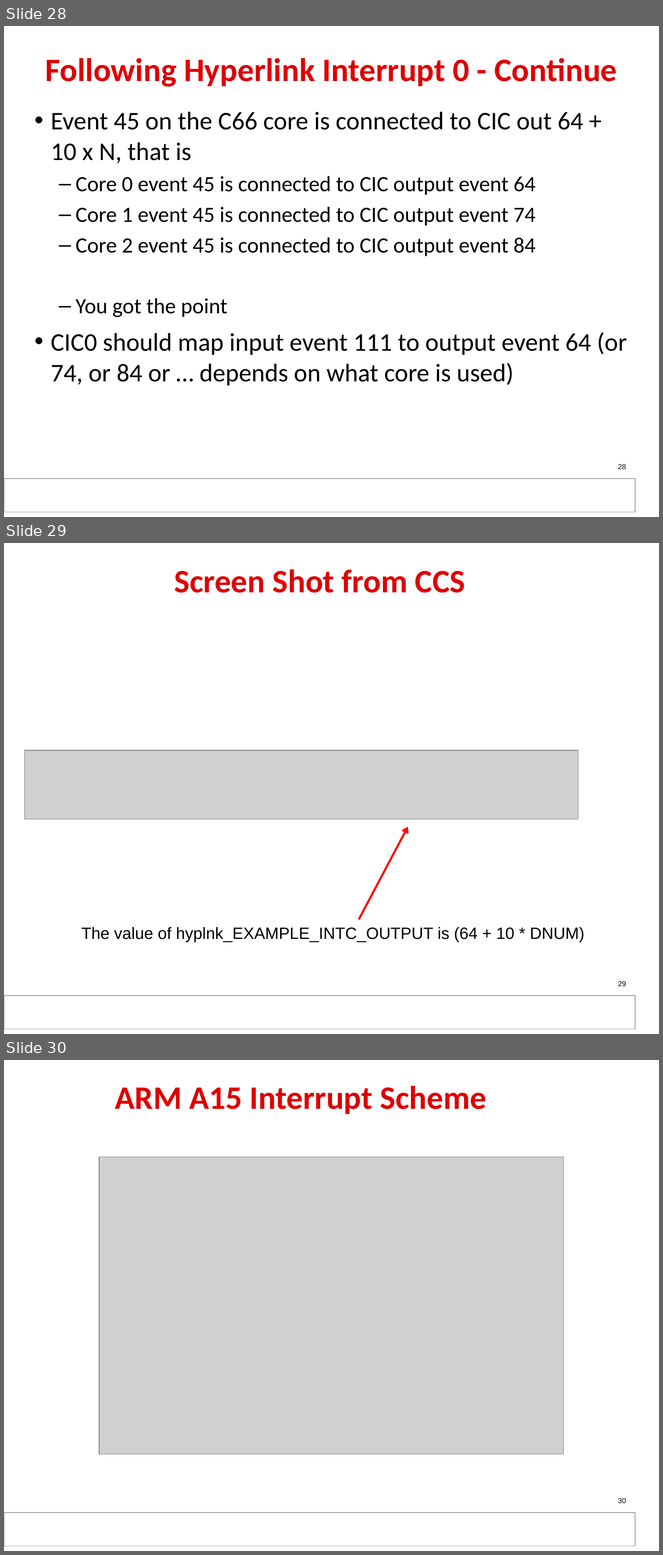
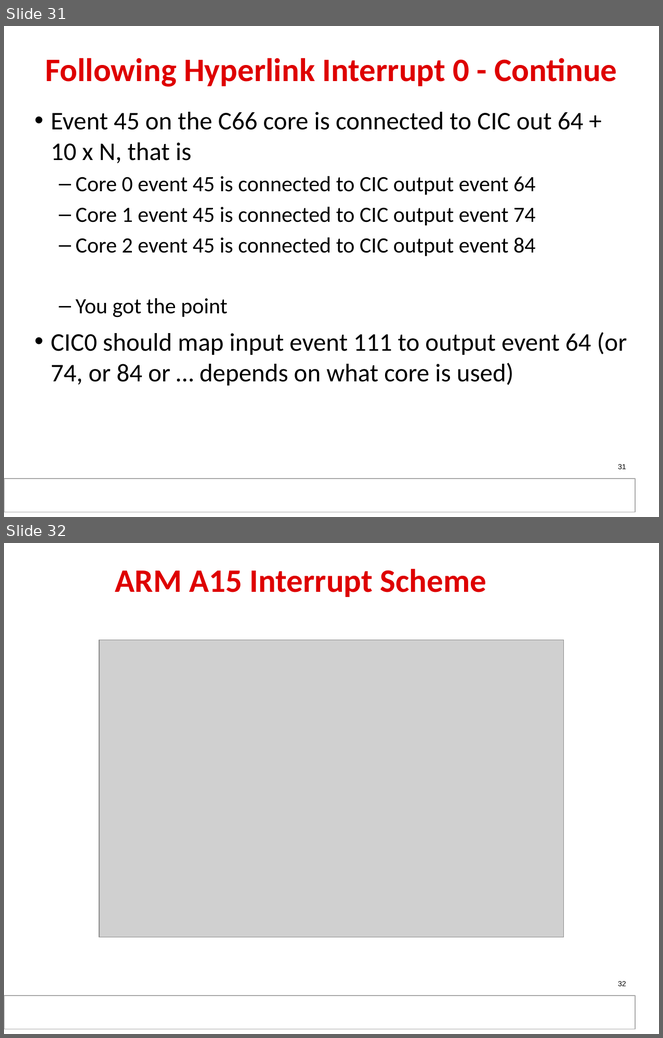
Before and after one commit to hari1989/keystone-workshop, a slide deck: slides/KeyStone_Interrupts.pptx. Shown one above the other, each under a label of ours: slides 28, 29 and 30 before the commit, slides 31 and 32 after it. The pictures are 663x1555 and 663x1038 pixels, drawn with LibreOffice and Linux fonts; fonts in the diff are those of the drawing; grey boxes stand for pictures; background and template pictures are left out. Boxes give left, top, right and bottom in pixels: in the first picture for what was removed or moved away, otherwise in the second. Text is boxed around its words. In the diff, an @@ line names an element or a change of style, - is before the commit and + after.

```diff
--- a/slides/KeyStone_Interrupts.pptx
+++ b/slides/KeyStone_Interrupts.pptx
@@ slide 29 removed at (4, 543, 659, 1034), background #FFFFFF; not listed: 2 template elements that a slide beside it also shows @@
@@ title removed at (174, 569, 465, 593) @@
-Screen Shot from CCS
@@ picture removed at (24, 750, 578, 820) @@
@@ arrow removed from (359, 919) to (408, 827) @@
@@ text removed at (81, 927, 585, 942) @@
-The value of hyplnk_EXAMPLE_INTC_OUTPUT is (64 + 10 * DNUM)
@@ page number removed at (618, 981, 626, 987) @@
-29
@@ what was slide 28 is now slide 31 @@
@@ page number at (618, 464, 626, 470): text changed @@
-28
+31
@@ what was slide 30 is now slide 32 @@
@@ page number at (618, 981, 626, 987): text changed @@
-30
+32
```
Also in this commit, not shown: 6 slides changed, 5 slides added, 2 other slides removed.
